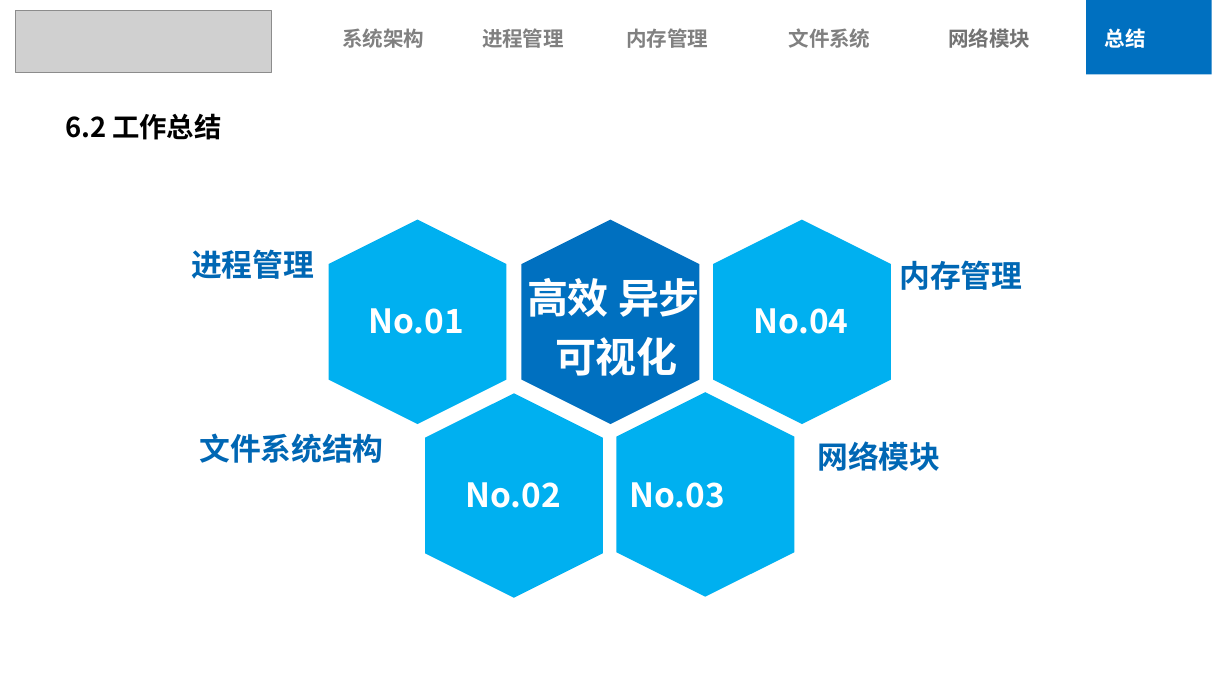
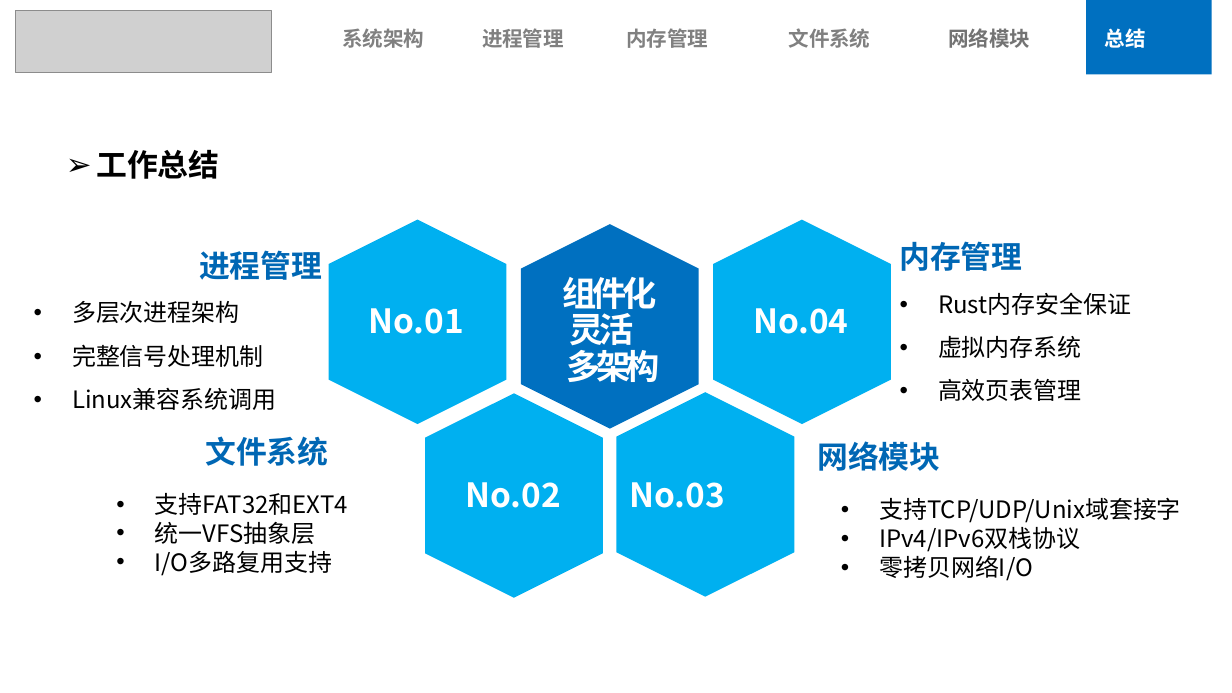
Before and after one commit to Anekoique/StarryX, a slide deck: slide 26 of docs/StarryX.pptx (slide 23 before the commit). Drawn at 1232x693 pixels with LibreOffice and Linux fonts; fonts in the diff are those of the drawing; grey boxes stand for pictures; background and template pictures are left out. Boxes give left, top, right and bottom in pixels: in the first picture for what was removed or moved away, otherwise in the second. Text is boxed around its words. In the diff, an @@ line names an element or a change of style, - is before the commit and + after.

```diff
--- a/docs/StarryX.pptx
+++ b/docs/StarryX.pptx
@@ text at (x1=97, y1=149, x2=219, y2=179): text changed; size 32 to 36 pt @@
-6.2 工作总结
+➢ 工作总结
@@ freeform shape moved from (x1=522, y1=219, x2=700, y2=424) to (x1=521, y1=224, x2=699, y2=429) @@
@@ text "进程管理" moved from (x1=191, y1=249, x2=314, y2=279) to (x1=72, y1=250, x2=322, y2=410) @@
@@ text "内存管理" moved from (x1=900, y1=260, x2=1023, y2=290) to (x1=900, y1=241, x2=1131, y2=401) @@
@@ text at (x1=563, y1=277, x2=660, y2=382): text changed; size 48 to 40 pt @@
-高效 异步
-可视化
+组件化
+灵活
+多架构
@@ text at (x1=938, y1=293, x2=1131, y2=401): paragraphs added @@
+• Rust内存安全保证
+• 虚拟内存系统
+• 高效页表管理
@@ text at (x1=72, y1=301, x2=276, y2=410): paragraphs added @@
+• 多层次进程架构
+• 完整信号处理机制
+• Linux兼容系统调用
@@ text at (x1=206, y1=436, x2=329, y2=466): text changed @@
-文件系统结构
+文件系统
@@ text added at (x1=155, y1=493, x2=348, y2=576), 28 pt, text #000000 @@
+• 支持FAT32和EXT4
+• 统一VFS抽象层
+• I/O多路复用支持
@@ text added at (x1=879, y1=497, x2=1181, y2=581), 28 pt, text #000000 @@
+• 支持TCP/UDP/Unix域套接字
+• IPv4/IPv6双栈协议
+• 零拷贝网络I/O
```
Also in this commit, not shown: 18 other slides changed, 3 slides added, 1 slide removed, 3 other files.
